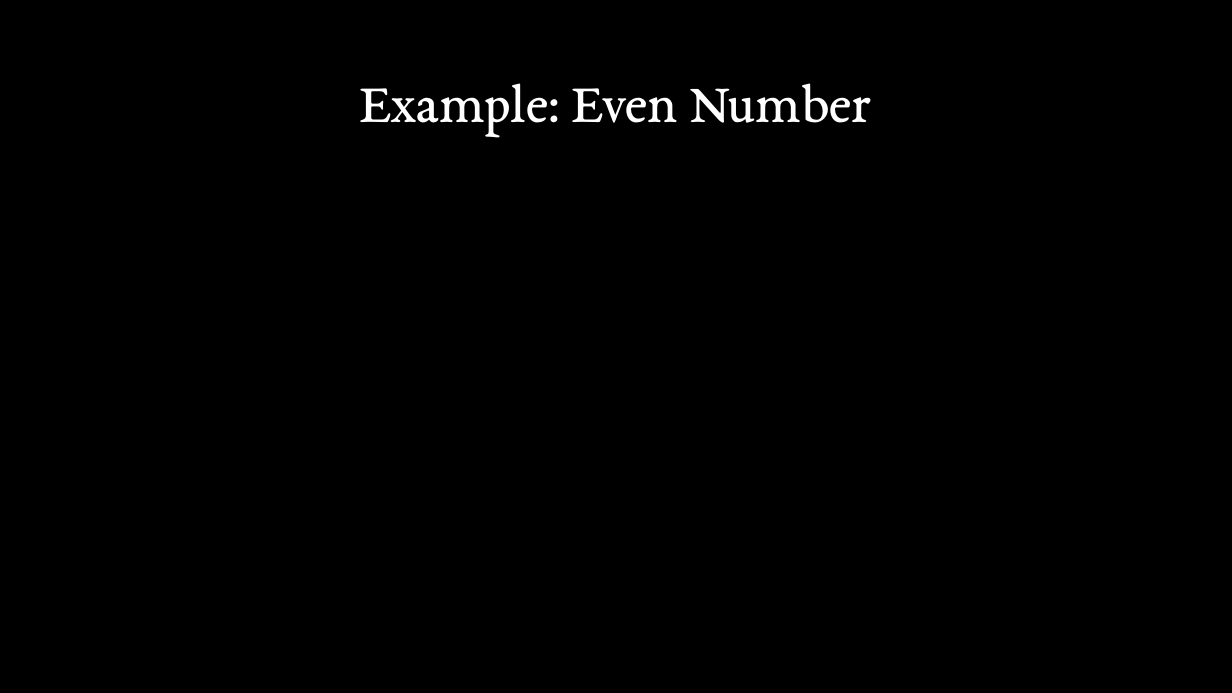
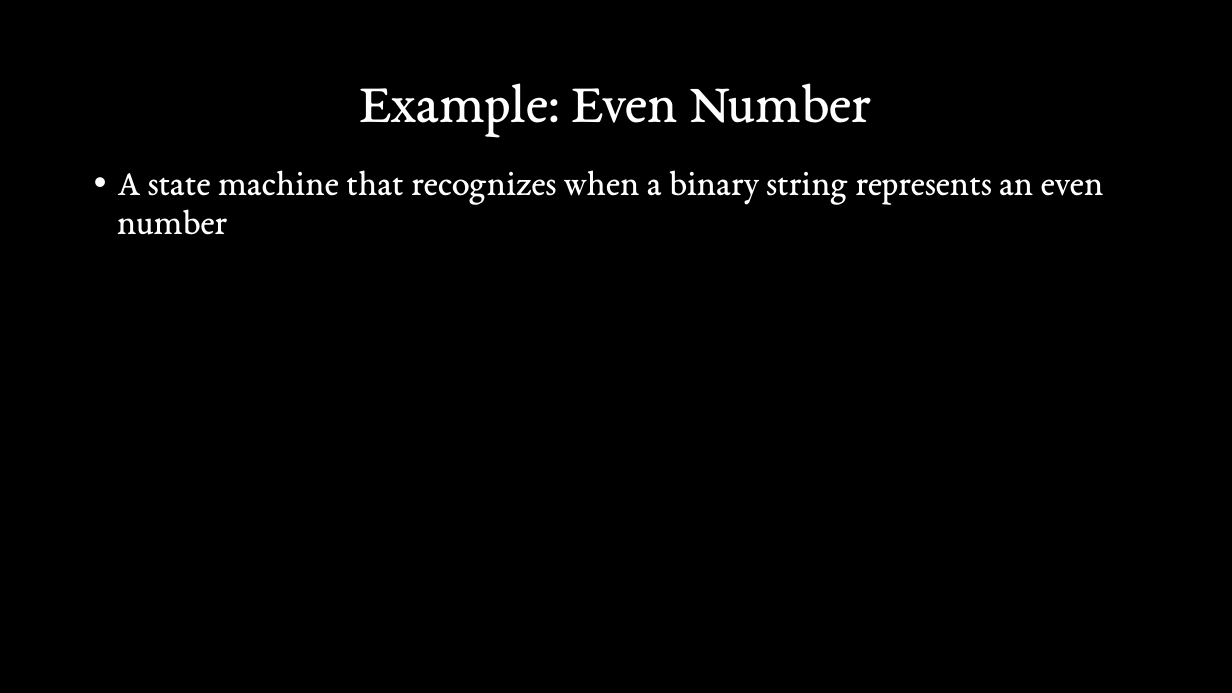
Before and after one commit to Stirling-USCC/state-machines-workshop, a slide deck: slide 14 of Presentation.pptx (slide 11 before the commit). Drawn at 1232x693 pixels with LibreOffice and Linux fonts; fonts in the diff are those of the drawing. Boxes give left, top, right and bottom in pixels: in the first picture for what was removed or moved away, otherwise in the second. Text is boxed around its words. In the diff, an @@ line names an element or a change of style, - is before the commit and + after.

```diff
--- a/Presentation.pptx
+++ b/Presentation.pptx
@@ text added at [117, 170, 1104, 235], 28 pt, text #FFFFFF @@
+• A state machine that recognizes when a binary string represents an even number
```
Also in this commit, not shown: 12 other slides changed, 19 slides added, 4 slides removed.
